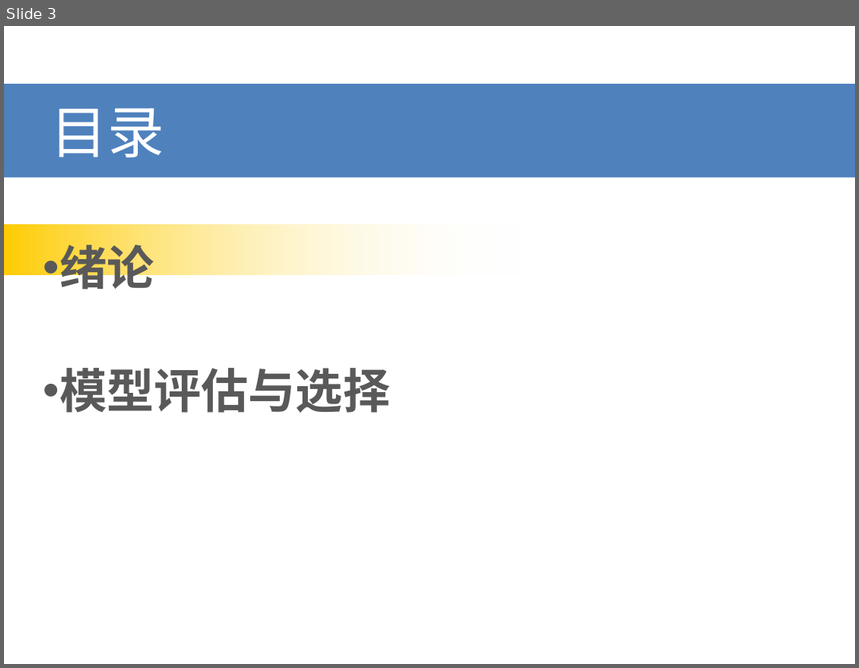
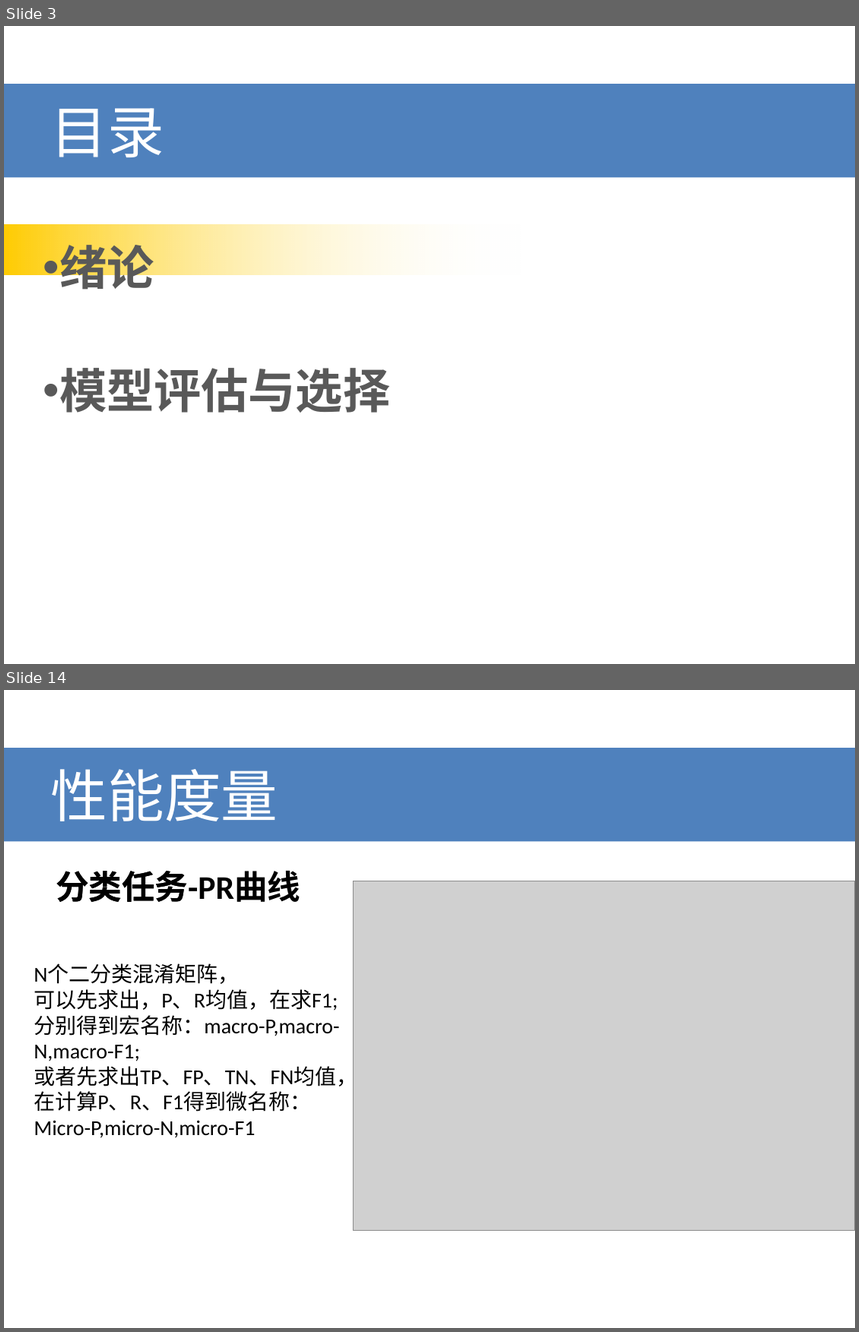
Before and after one commit to bayud/machine_learning_zzh, a slide deck: 机器学习(周志华)系列分享.pptx. Shown one above the other, each under a label of ours: slide 3 before the commit, slides 3 and 14 after it; the slides between them are not shown. The pictures are 859x668 and 859x1332 pixels, drawn with LibreOffice and Linux fonts; fonts in the diff are those of the drawing; grey boxes stand for pictures. Boxes give left, top, right and bottom in pixels: in the first picture for what was removed or moved away, otherwise in the second. Text is boxed around its words. In the diff, an @@ line names an element or a change of style, - is before the commit and + after.

```diff
--- a/机器学习(周志华)系列分享.pptx
+++ b/机器学习(周志华)系列分享.pptx
@@ slide 14 added at (4, 690, 855, 1328), background #FFFFFF @@
@@ title added at (4, 748, 855, 841), fill #4F81BD, 48 pt, text #FFFFFF @@
+性能度量
@@ text added at (56, 871, 300, 902), 28 pt, text #000000, bold @@
+分类任务
@@ text added at (56, 871, 300, 902), 28 pt, text #000000, bold @@
+分类任务-PR曲线
@@ picture added at (353, 881, 855, 1230) @@
@@ text added at (34, 964, 357, 1138), 18 pt, text #000000 @@
+N个二分类混淆矩阵，
+可以先求出，P、R均值，在求F1;
+分别得到宏名称：macro-P,macro-N,macro-F1;
+或者先求出TP、FP、TN、FN均值，在计算P、R、F1得到微名称：
+Micro-P,micro-N,micro-F1
```
Also in this commit, not shown: 2 slides changed, 18 other slides added, 14 slides removed.
